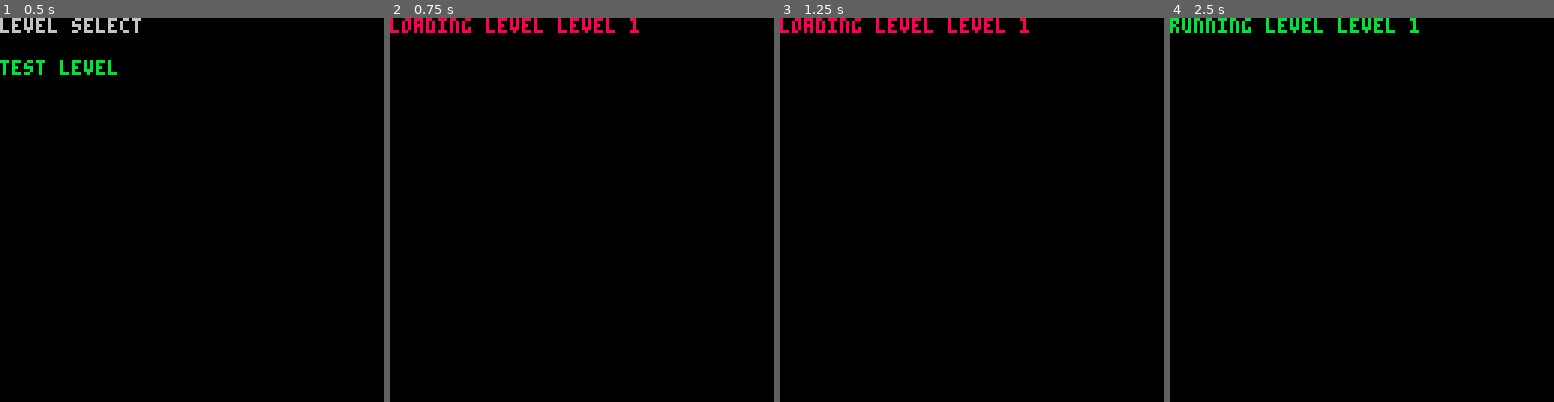
Above: before the commit, frames 1-4 (left to right).
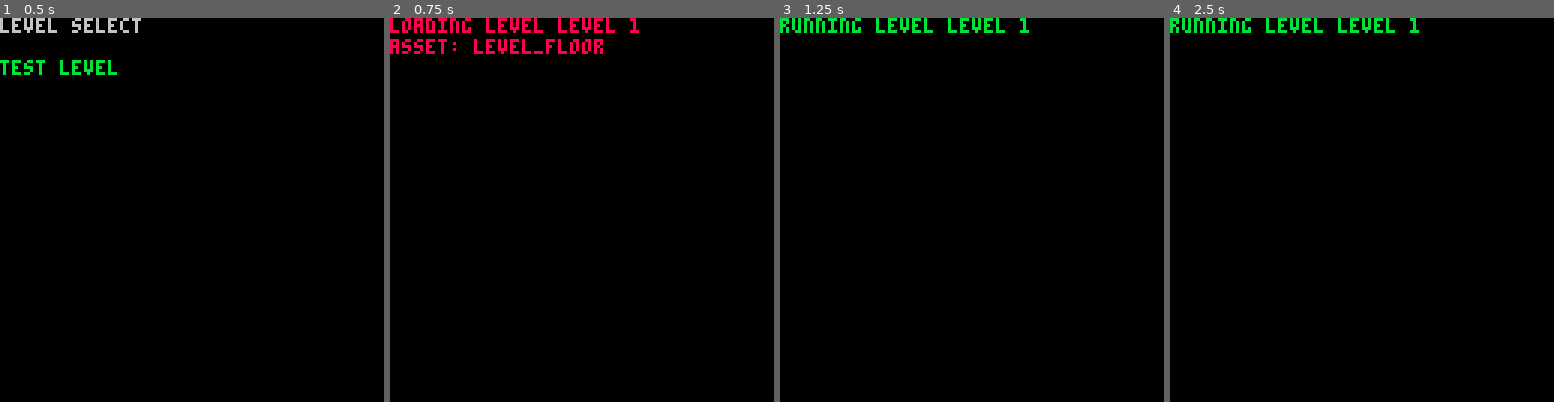
Above: after the commit, the same moments.

Repository: ajbowen249/pico_rico
Game: PICO-8 cartridge pico_rico.p8
The game is run twice, just before and just after one commit, with the same random seed, the same clock (stepped at 60 frames per second) and the same inputs.
Inputs:
- Up to frame 1 (0.5 s): tap X (X key) at 0.33 s
- Up to frame 2 (0.75 s): tap X (X key) at 0.7 s
- Up to frame 3 (1.25 s): tap O (Z key) at 1.07 s
- Up to frame 4 (2.5 s): tap X (X key) at 1.43 s; tap O (Z key) at 1.8, 2.43 s

Frame 1 is identical in both runs. In frame 2, 0.9% of the frame differs, in the area x 0-56%, y 5-10%; in frame 3, 1.0%, in the area x 0-65%, y 0-4%; in frame 4, nothing differs.

Commit message:
load spline

Diff:
--- a/pico_rico.p8
+++ b/pico_rico.p8
@@ -7,12 +7,217 @@
 gm_loading_level = 2
 gm_level = 3
 
+-- improve: fixed-length sampling!
+bezier_spline_sample_incr = 0.1
+
 -- global state
 game_mode = gm_menu
 
 function set_game_mode(mode)
   game_mode = mode
 end
+
+
+-->8
+-- library functions
+
+function map(array, func)
+  local out = {}
+  for i, v in ipairs(array) do
+    out[i] = func(v)
+  end
+
+  return out
+end
+
+function count_ex(array, func)
+  local c = 0
+  for _, v in ipairs(array) do
+    if func(v) then
+      c = c + 1
+    end
+  end
+  return c
+end
+
+function some(array, func)
+  for _, v in ipairs(array) do
+    if func(v) then
+      return true
+    end
+  end
+
+  return false
+end
+
+function all_t(array, func)
+  for _, v in ipairs(array) do
+    if not func(v) then
+      return false
+    end
+  end
+
+  return true
+end
+
+
+-->8
+-- math functions
+function lerp(v0, v1, t)
+  return (1 - t) * v0 + t * v1
+end
+
+function points_equal(self, p2)
+  return self.x == p2.x and self.y == p2.y
+end
+
+function new_point(x, y)
+  return {
+    x = x,
+    y = y,
+    equals = points_equal
+  }
+end
+
+function contains_point(array, p)
+  return some(array, function(v)
+    return p:equals(v)
+  end)
+end
+
+function lerp_2d(p0, p1, t)
+  return new_point(
+    lerp(p0.x, p1.x, t),
+    lerp(p0.y, p1.y, t)
+  )
+end
+
+-->8
+-- bezier functions
+
+function get_bezier_point(self, index)
+  if index == 1 then
+    return self.p1
+  elseif index == 2 then
+    return self.p2
+  elseif index == 3 then
+    return self.p3
+  else
+    return self.p4
+  end
+end
+
+function new_cubic_bezier(p1, p2, p3, p4)
+  return {
+    p1 = p1,
+    p2 = p2,
+    p3 = p3,
+    p4 = p4,
+    get_point = get_bezier_point,
+  }
+end
+
+function sample_bezier_spline(self, incr)
+  -- improve: still using lerp form. could be polynomial...
+
+  local points = {}
+  for _, curve in ipairs(self.curves) do
+    local t = 0
+    while (t <= 1) do
+      if t > 1 then
+        t = 1
+      end
+
+      local q0 = lerp_2d(
+        curve.p1,
+        curve.p2,
+        t
+      )
+
+      local q1 = lerp_2d(
+        curve.p2,
+        curve.p3,
+        t
+      )
+
+      local q2 = lerp_2d(
+        curve.p3,
+        curve.p4,
+        t
+      )
+
+      local r0 = lerp_2d(q0, q1, t)
+      local r1 = lerp_2d(q1, q2, t)
+
+      local b = lerp_2d(r0, r1, t)
+
+      if #points == 0 or not b:equals(points[#points]) then
+        points[#points + 1] = b
+      end
+
+      t = t + incr
+    end
+  end
+
+  return points
+end
+
+function new_cubic_bezier_spline(...)
+  return {
+    curves = { ... },
+    sample = sample_bezier_spline,
+  }
+end
+
+-->8
+-- serlialization functions
+function bez_spline_to_string(spline)
+  local str = ""
+
+  str = str .. #spline.curves .. ","
+
+  for curve_i,curve in ipairs(spline.curves) do
+    for i = 1, 4, 1 do
+      local p = curve:get_point(i)
+      str = str .. p.x .. "," .. p.y
+      if i < 4 then
+        str = str .. ","
+      end
+    end
+
+    if curve_i < #spline.curves then
+      str = str .. ","
+    end
+  end
+
+  return str
+end
+
+function bez_spline_from_string(str)
+  local tokens = split(str)
+  function next_token()
+    return tonum(deli(tokens, 1))
+  end
+
+  local num_segments = next_token()
+  local curves = {}
+
+  if #tokens != num_segments * 8 then
+    stop("expected " .. num_segments * 8 .. " more numbers. got " .. #tokens)
+  end
+
+  for i = 1, num_segments, 1 do
+    curves[i] = new_cubic_bezier(
+      new_point(next_token(), next_token()),
+      new_point(next_token(), next_token()),
+      new_point(next_token(), next_token()),
+      new_point(next_token(), next_token())
+    )
+  end
+
+  return new_cubic_bezier_spline(unpack(curves))
+end
+
 
 -->8
 -- gameplay
@@ -34,36 +239,75 @@
 -->8
 -- levels
 
+-- asset types
+at_underfill = 1
+
 game_levels = {
   {
-    name = "level 1"
+    name = "level 1",
+    assets = {
+      {
+        name = "level_floor",
+        type = at_underfill,
+        spline = "7,-2.0,78.0,-2.384185791015625e-07,78.0,72.05933380126953,77.66058731079102,73.0,78.0,73.0,78.0,84.69535827636719,82.21993637084961,85.0,94.0,93.0,98.0,93.0,98.0,93.8944320678711,98.44721603393555,96.35372161865234,100.69100952148438,105.0,98.0,105.0,98.0,114.99388885498047,94.88956832885742,116.94491577148438,94.07145690917969,126.0,94.0,126.0,94.0,139.993896484375,93.88956832885742,143.33071899414062,95.6159896850586,152.0,93.0,152.0,93.0,158.993896484375,90.88956451416016,157.97784423828125,90.2248764038086,167.0,91.0,167.0,91.0,188.993896484375,92.88956832885742,222.94473266601562,93.04546737670898,232.0,93.0",
+        color = 2,
+      },
+    },
   }
 }
 
-
 loading_level_state = nil
+
+-- loading states
+ls_init = 1
+ls_load = 2
 
 function load_level(level)
   game_mode = gm_loading_level
   loading_level_state = {
     level = level,
-    countdown = 50
+    loading_asset = 1,
+    loading_state = ls_init,
   }
 
   level_state = {
     level = level,
+    assets = {},
   }
 end
 
 function draw_loading_level()
   cls()
-  print("loading level " .. game_levels[loading_level_state.level].name, 0, 0, 8)
+  local level = game_levels[loading_level_state.level]
+  local asset_def = level.assets[loading_level_state.loading_asset]
+
+  print("loading level " .. level.name, 0, 0, 8)
+  print("asset: " .. asset_def.name, 0, 7, 8)
 end
 
 function update_loading_level()
-  loading_level_state.countdown = loading_level_state.countdown - 1
-  if loading_level_state.countdown <= 0 then
-    begin_level()
+  local level = game_levels[loading_level_state.level]
+  if loading_level_state.loading_state == ls_init then
+    loading_level_state.loading_state = ls_load
+  elseif loading_level_state.loading_state == ls_load then
+    local asset_def = level.assets[loading_level_state.loading_asset]
+    local asset = {
+      name = asset_def.name,
+      type = asset_def.type,
+    }
+
+    if asset_def.type == at_underfill then
+      asset.color = asset_def.color
+      local spline = bez_spline_from_string(asset_def.spline)
+      asset.points = spline:sample(bezier_spline_sample_incr)
+    end
+
+    level_state.assets[#level_state.assets] = asset
+
+    loading_level_state.loading_asset += 1
+    if loading_level_state.loading_asset > #level.assets then
+      begin_level(loading_level_state.level)
+    end
   end
 end
 
